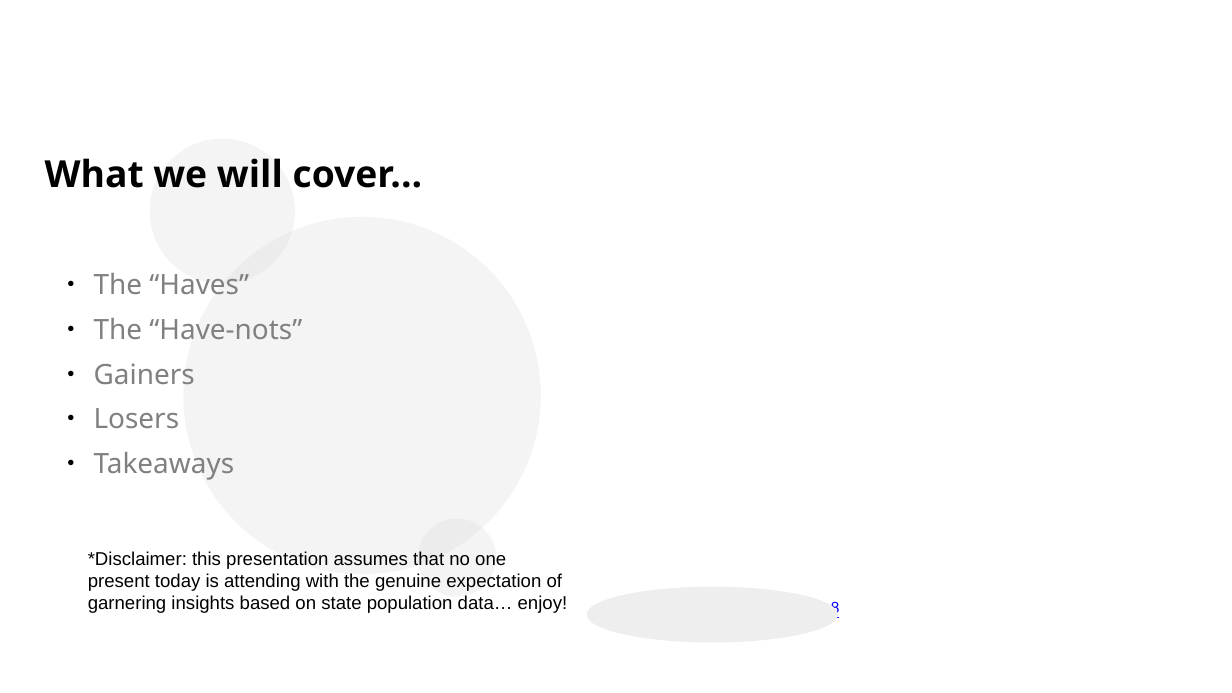
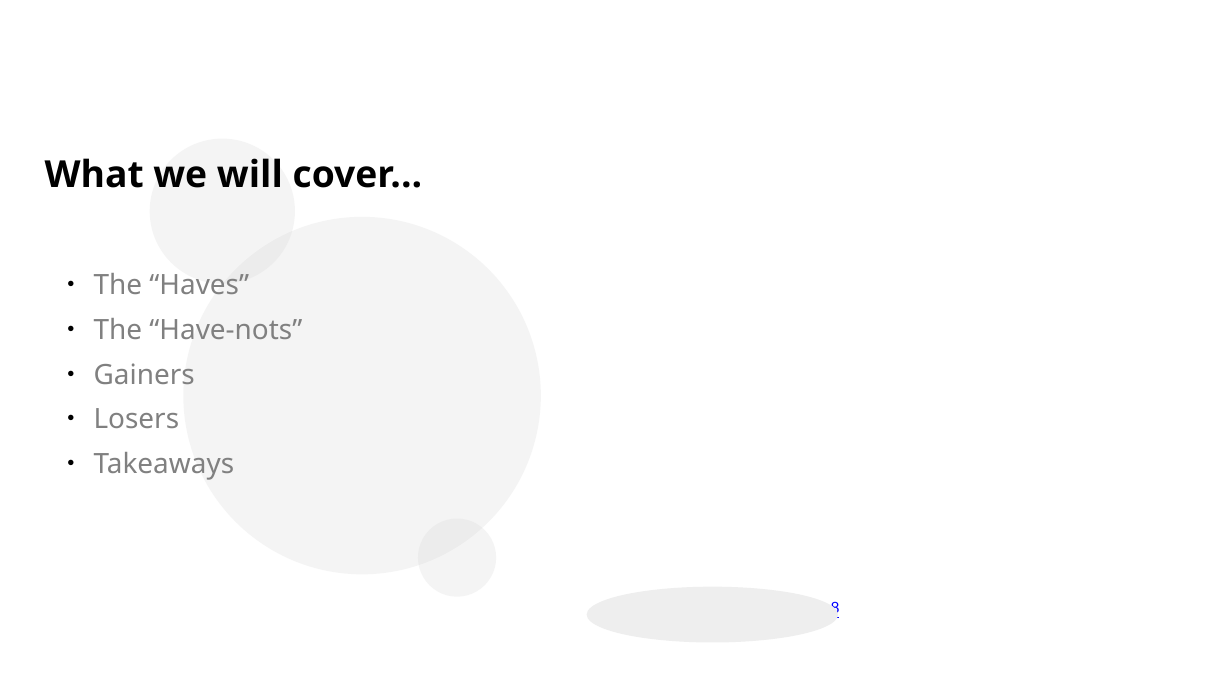
Before and after one commit to geminiDelta/UCLA-Prompt, a slide deck: slide 2 of Population_Presentation.pptx. Drawn at 1232x693 pixels with LibreOffice and Linux fonts; fonts in the diff are those of the drawing; background and template pictures are left out. Boxes give left, top, right and bottom in pixels: in the first picture for what was removed or moved away, otherwise in the second. Text is boxed around its words. In the diff, an @@ line names an element or a change of style, - is before the commit and + after.

Commit message:
remove discaimer

```diff
--- a/Population_Presentation.pptx
+++ b/Population_Presentation.pptx
@@ text removed at bbox=[88, 551, 568, 613] @@
-*Disclaimer: this presentation assumes that no one
-present today is attending with the genuine expectation of
-garnering insights based on state population data… enjoy!
```
